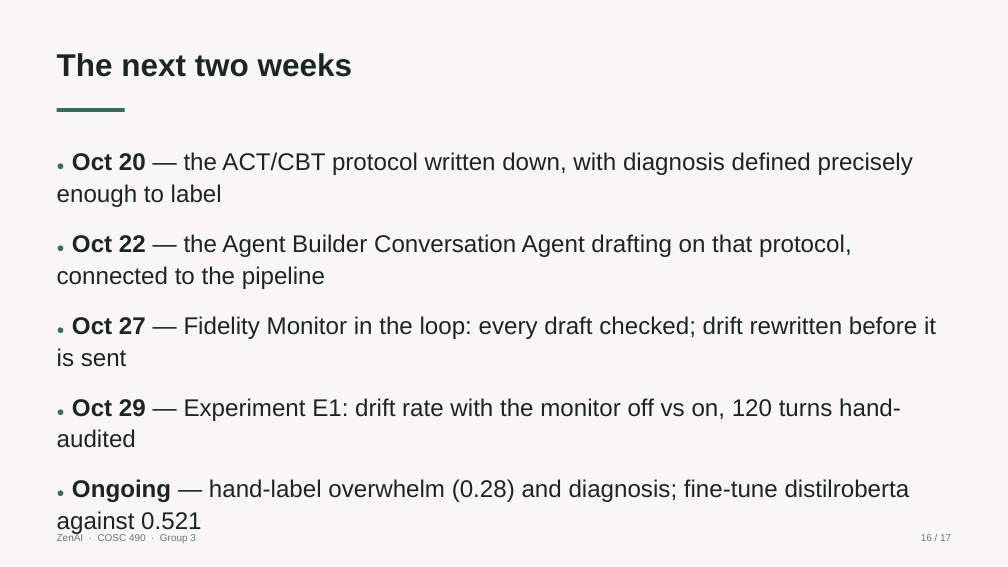
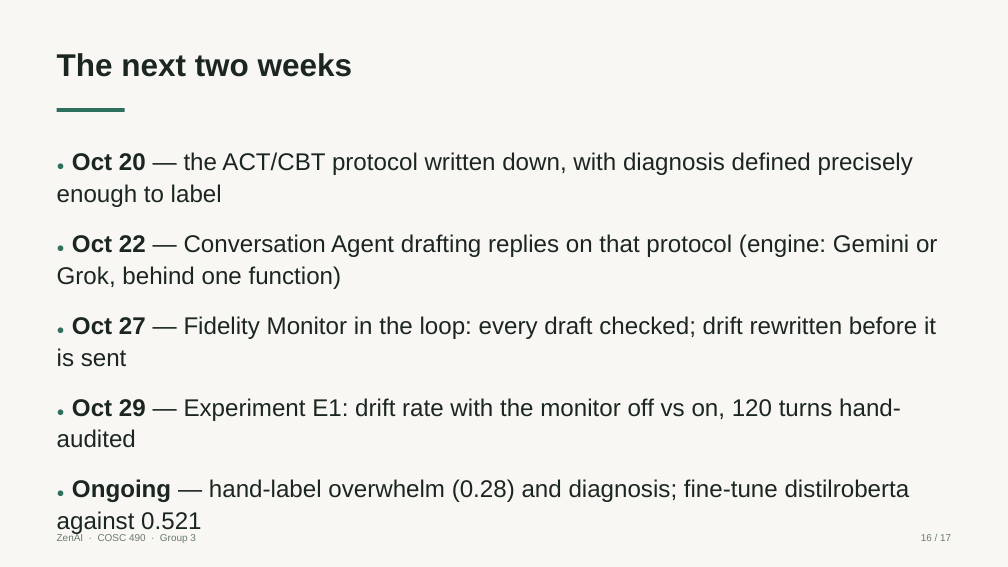
Before and after one commit to Chinonsocheq21/Zenai, a slide deck: slide 16 of presentations/ZenAI-Midterm-Oct15.pptx. Drawn at 1008x567 pixels with LibreOffice and Linux fonts; fonts in the diff are those of the drawing. Boxes give left, top, right and bottom in pixels: in the first picture for what was removed or moved away, otherwise in the second. Text is boxed around its words. In the diff, an @@ line names an element or a change of style, - is before the commit and + after.

Commit message:
Tone down the Agent Builder slide to what is actually known
Nobody outside its builder has seen the two agents run, so the slide no
longer claims our models wrap them. It states that they exist, that their
builder demos them, and that whether they become the Conversation Agent's
engine is still an open question.

```diff
--- a/presentations/ZenAI-Midterm-Oct15.pptx
+++ b/presentations/ZenAI-Midterm-Oct15.pptx
@@ text at <box>57,234,937,289</box>: text changed @@
-● Oct 22 — the Agent Builder Conversation Agent drafting on that protocol, connected to the pipeline
+● Oct 22 — Conversation Agent drafting replies on that protocol (engine: Gemini or Grok, behind one function)
```
Also in this commit, not shown: 1 other slide changed, 3 other files.
